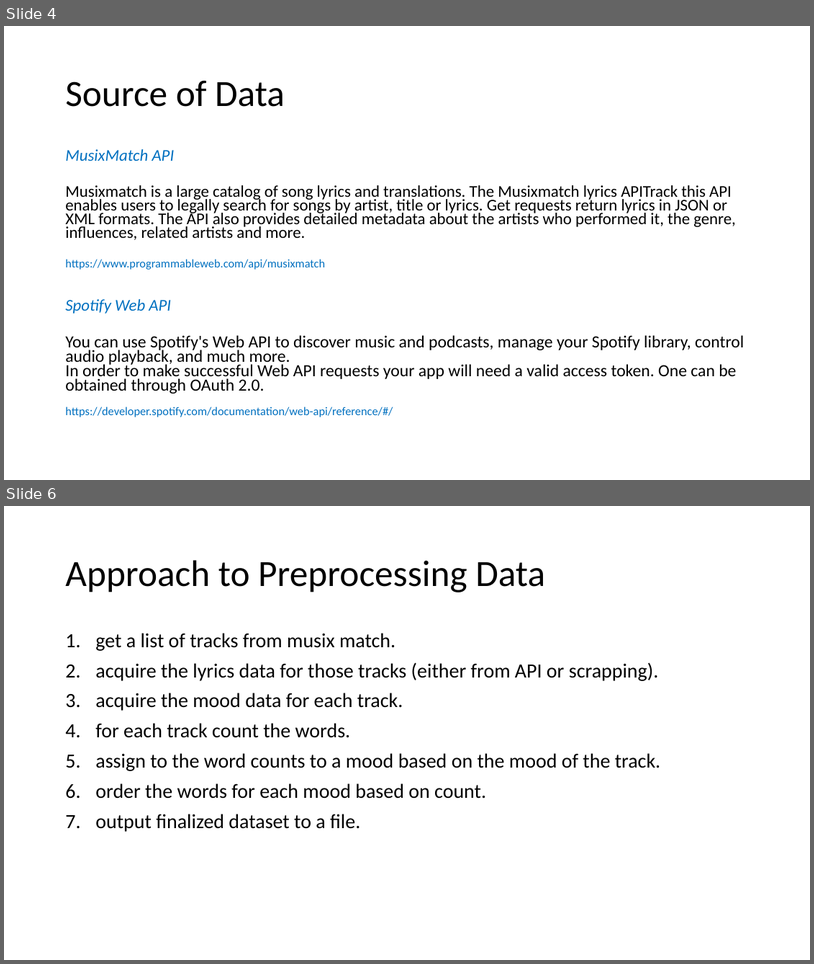
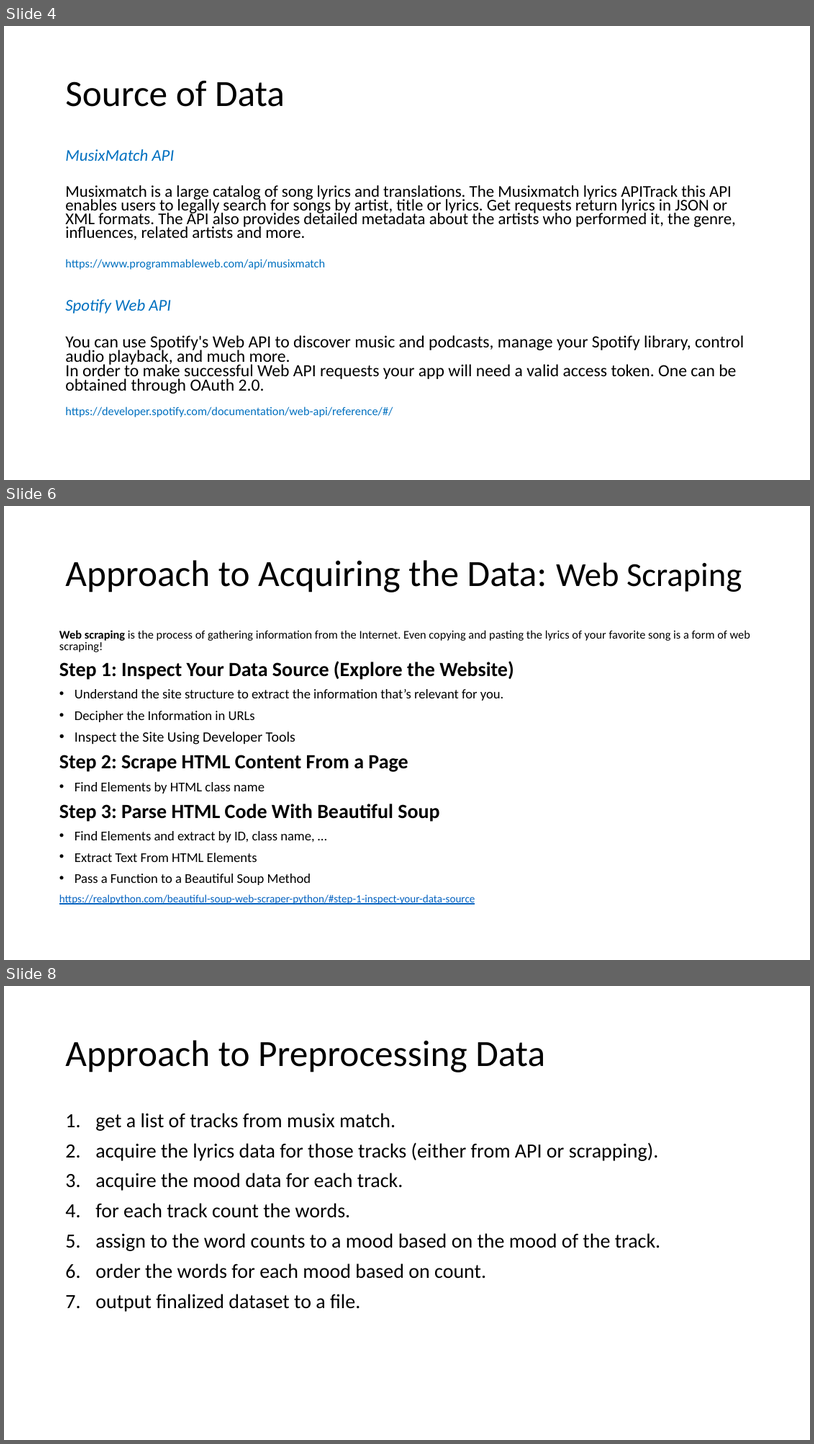
Before and after one commit to TrevorPawlewicz/DSCI-511-Course-Project, a slide deck: Presentation PowerPoint/Project-Presentation-Template.pptx. Shown one above the other, each under a label of ours: slides 4 and 6 before the commit, slides 4, 6 and 8 after it; the slides between them are not shown. The pictures are 814x964 and 814x1444 pixels, drawn with LibreOffice and Linux fonts; fonts in the diff are those of the drawing. Boxes give left, top, right and bottom in pixels: in the first picture for what was removed or moved away, otherwise in the second. Text is boxed around its words. In the diff, an @@ line names an element or a change of style, - is before the commit and + after.

```diff
--- a/Presentation PowerPoint/Project-Presentation-Template.pptx
+++ b/Presentation PowerPoint/Project-Presentation-Template.pptx
@@ slide 6 added at (4,506,810,960), background #FFFFFF @@
@@ title added at (65,560,742,592), 44 pt, text #000000 @@
+Approach to Acquiring the Data: Web Scraping
@@ text added at (59,630,751,904), 16 pt, text #000000 @@
+Web scraping is the process of gathering information from the Internet. Even copying and pasting the lyrics of your favorite song is a form of web scraping!
+Step 1: Inspect Your Data Source (Explore the Website)
+• Understand the site structure to extract the information that’s relevant for you.
+• Decipher the Information in URLs
+• Inspect the Site Using Developer Tools
+Step 2: Scrape HTML Content From a Page
+• Find Elements by HTML class name
+Step 3: Parse HTML Code With Beautiful Soup
+• Find Elements and extract by ID, class name, …
+• Extract Text From HTML Elements
+• Pass a Function to a Beautiful Soup Method
+https://realpython.com/beautiful-soup-web-scraper-python/#step-1-inspect-your-data-source
@@ what was slide 6 is now slide 8 @@
```
Also in this commit, not shown: 4 slides changed, 1 other slide added, 5 other files.
